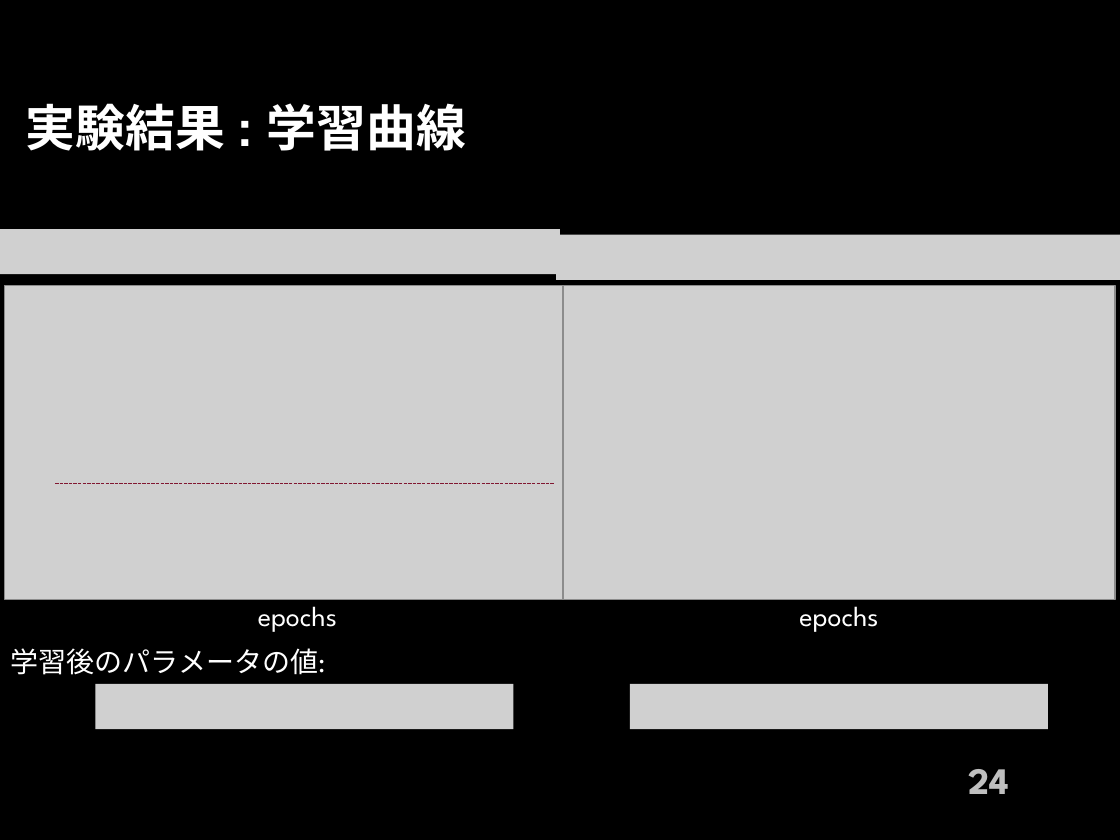
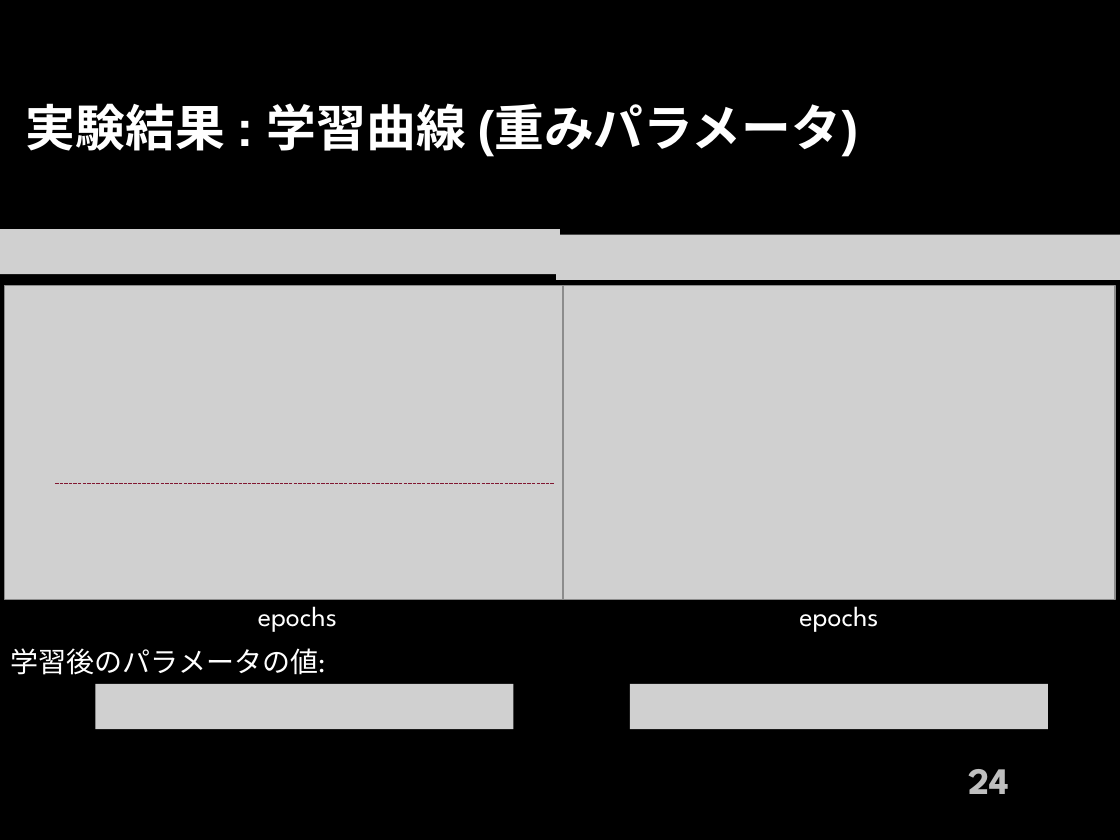
Before and after one commit to 1g-hub/takayama_b, a slide deck: slide 24 of Weekly_Report/2024_kouki/2nd/2024_2nd_takayama.pptx. Drawn at 1120x840 pixels with LibreOffice and Linux fonts; fonts in the diff are those of the drawing; grey boxes stand for pictures; background and template pictures are left out. Boxes give left, top, right and bottom in pixels: in the first picture for what was removed or moved away, otherwise in the second. Text is boxed around its words. In the diff, an @@ line names an element or a change of style, - is before the commit and + after.

```diff
--- a/Weekly_Report/2024_kouki/2nd/2024_2nd_takayama.pptx
+++ b/Weekly_Report/2024_kouki/2nd/2024_2nd_takayama.pptx
@@ text at <box>26,103,859,156</box>: text changed @@
-実験結果 : 学習曲線
+実験結果 : 学習曲線 (重みパラメータ)
```
Also in this commit, not shown: 2 other slides changed, 1 other file.
